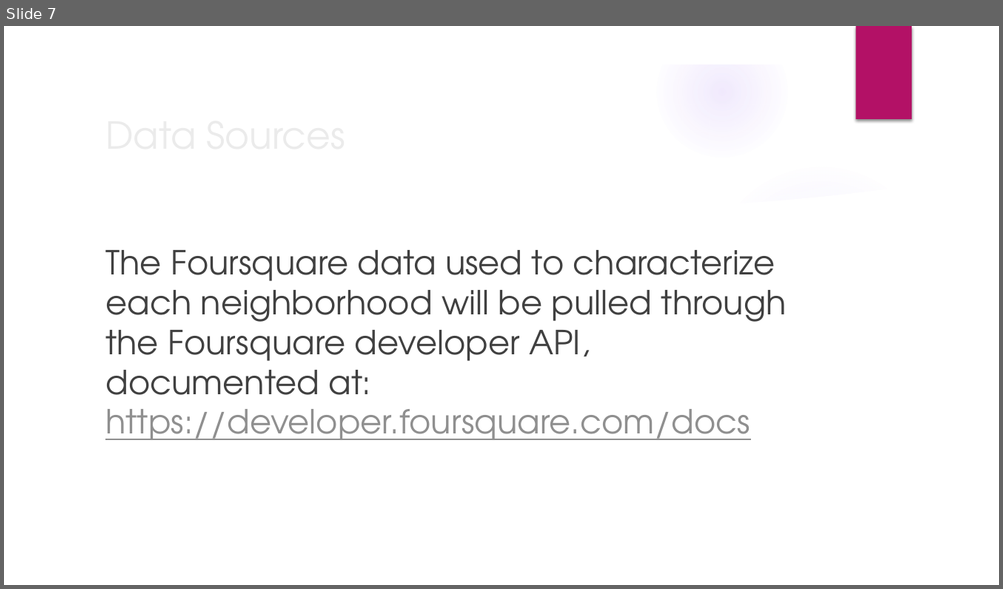
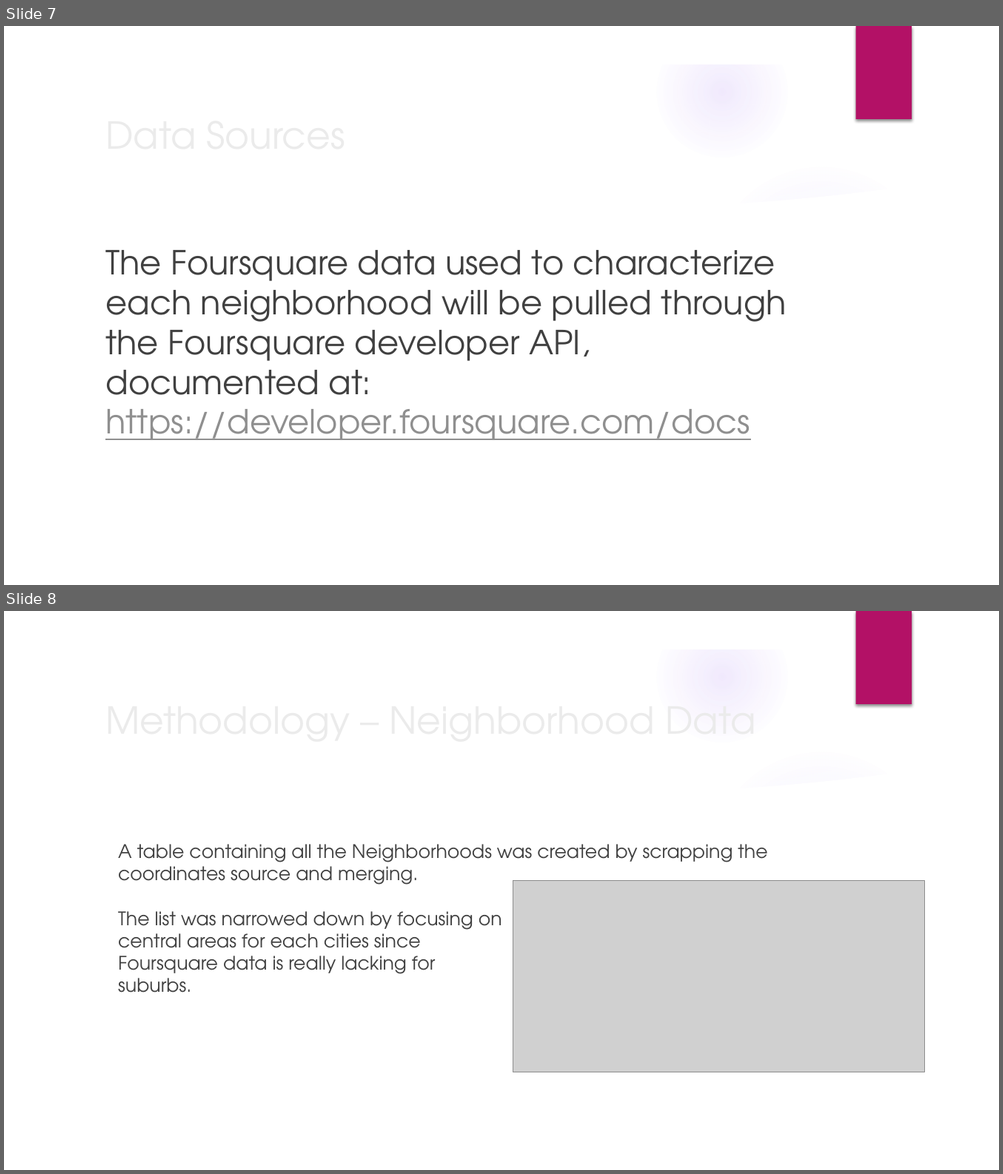
Before and after one commit to IlyaTurian/Coursera_Capstone, a slide deck: Capstone – Recommending Relocation Neighborhood.pptx. Shown one above the other, each under a label of ours: slide 7 before the commit, slides 7 and 8 after it. The pictures are 1003x589 and 1003x1174 pixels, drawn with LibreOffice and Linux fonts; fonts in the diff are those of the drawing; grey boxes stand for pictures; background and template pictures are left out. Boxes give left, top, right and bottom in pixels: in the first picture for what was removed or moved away, otherwise in the second. Text is boxed around its words. In the diff, an @@ line names an element or a change of style, - is before the commit and + after.

```diff
--- a/Capstone – Recommending Relocation Neighborhood.pptx
+++ b/Capstone – Recommending Relocation Neighborhood.pptx
@@ slide 8 added at bbox=[4, 611, 999, 1170], background picture (left out); not listed: 9 template elements that a slide beside it also shows @@
@@ text added at bbox=[118, 844, 767, 885], 18 pt, text #404040 @@
+A table containing all the Neighborhoods was created by scrapping the coordinates source and merging.
@@ picture added at bbox=[513, 881, 925, 1072] @@
@@ text added at bbox=[118, 911, 502, 993], 18 pt, text #404040 @@
+The list was narrowed down by focusing on central areas for each cities since Foursquare data is really lacking for suburbs.
@@ title added at bbox=[223, 956, 267, 971], 36 pt, text #EBEBEB @@
+Methodology – Neighborhood Data
```
Also in this commit, not shown: 15 other slides added, 3 other files.
